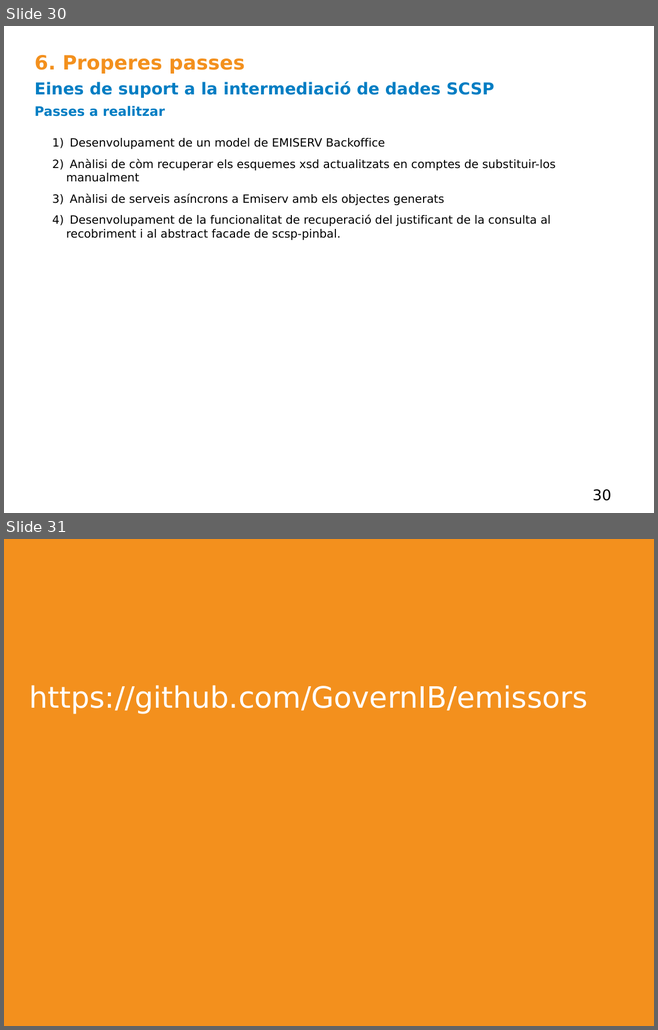
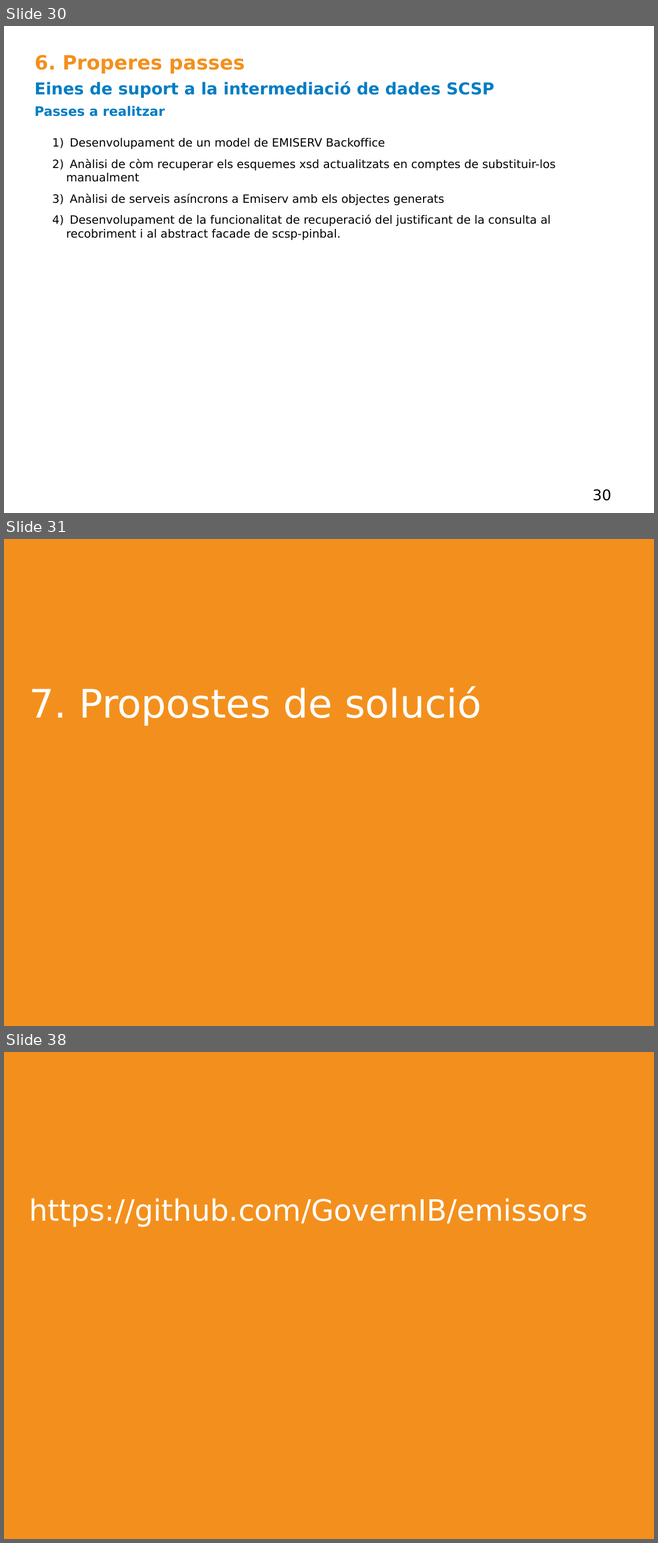
Before and after one commit to at4net/emissors, a slide deck: doc/manuales/Resum.odp. Shown one above the other, each under a label of ours: slides 30 and 31 before the commit, slides 30, 31 and 38 after it; the slides between them are not shown. The pictures are 658x1030 and 658x1543 pixels, drawn with LibreOffice and Linux fonts; fonts in the diff are those of the drawing. Boxes give left, top, right and bottom in pixels: in the first picture for what was removed or moved away, otherwise in the second. Text is boxed around its words. In the diff, an @@ line names an element or a change of style, - is before the commit and + after.

```diff
--- a/doc/manuales/Resum.odp
+++ b/doc/manuales/Resum.odp
@@ slide 31 added at bbox=[4, 539, 654, 1026], background #F3901D @@
@@ title added at bbox=[29, 686, 481, 726], 48 pt, text #FFFFFF @@
+7. Propostes de solució
@@ what was slide 31 is now slide 38 @@
```
Also in this commit, not shown: 6 other slides added, 1 other file.
